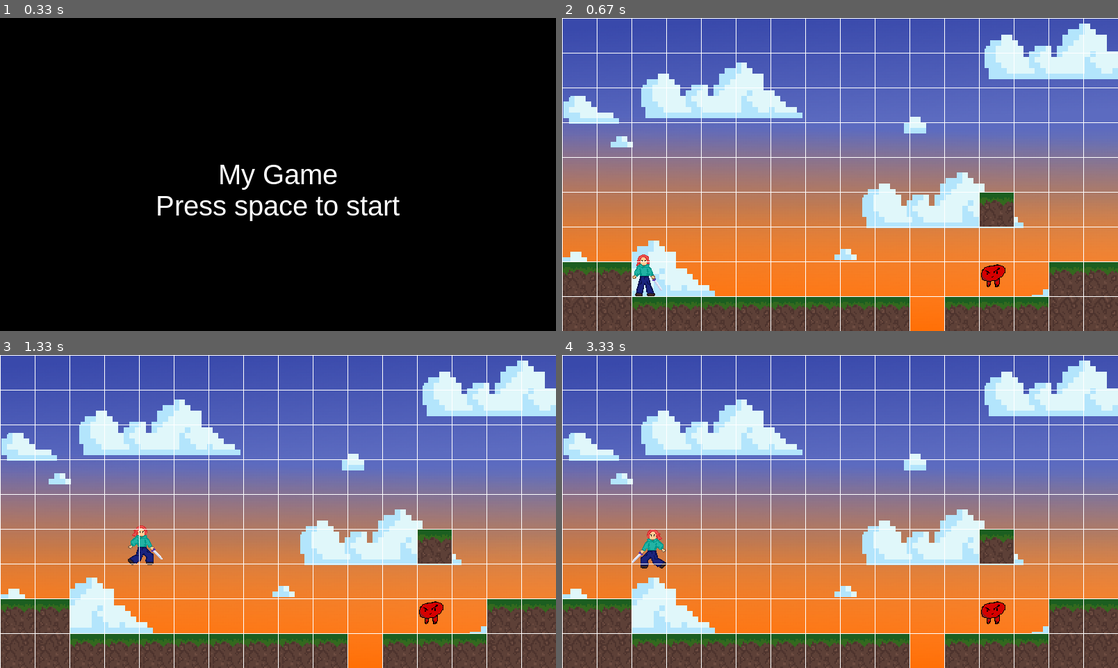
Above: before the commit, frames 1-4 (two rows, left to right).
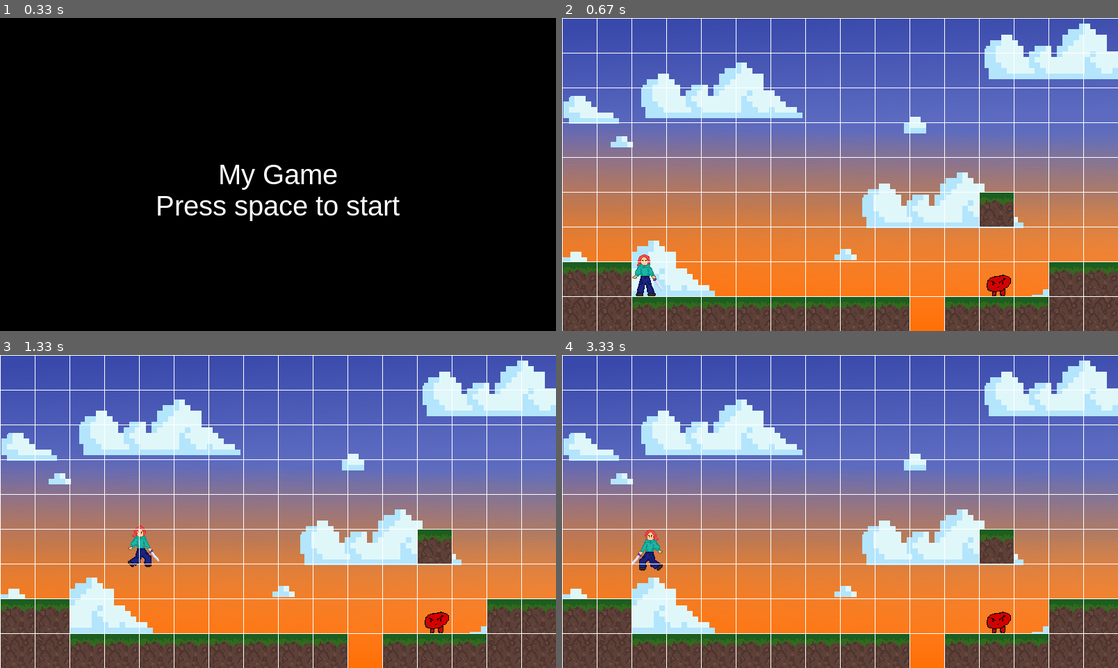
Above: after the commit, the same moments.

Repository: chadzinska/pygame_1
Game: pygame game, started from main.py
Two runs of this game, one before a commit and one after it. Both use one fixed random seed, a clock stepped at 60 frames per second and the inputs below.
Inputs:
- Up to frame 1 (0.33 s): no input
- Up to frame 2 (0.67 s): tap Space at 0.33 s
- Up to frame 3 (1.33 s): hold Right 0.67-1.13 s; hold Up from 1.17 s (still down)
- Up to frame 4 (3.33 s): release Up at 1.47 s; hold Right 1.5-1.97 s; hold Left 2-2.53 s; hold Left 2.57-2.97 s; hold Up from 3 s (still down)

Frame 1 is identical in both runs. In frame 2, 0.5% of the frame differs, in the area x 12-81%, y 75-89%; in frame 3, 0.6%; in frame 4, 0.7%, in the area x 12-81%, y 55-89%.

Commit message:
lot of cleanup

Diff:
--- a/main.py
+++ b/main.py
@@ -13,11 +13,12 @@
 
 screen = pygame.display.set_mode((SCREEN_WIDTH, SCREEN_HEIGHT))
 
-# load images
+# load terrain images
 background_image = pygame.image.load("images/background.png")
 dirt_image = pygame.image.load("images/dirt.png")
 grass_image = pygame.image.load("images/grass.png")
 
+# Sets the refresh rate for the screen. the "while running" loop iterates fps times per second
 fps = 60
 
 # define size variables
@@ -32,7 +33,7 @@
 
 class World():
     def __init__(self, data):
-        self.tile_list = []
+        self.tile_list = [] # List containing all the terrain information for the level
 
         row_count = 0
         for row in data:
@@ -49,18 +50,18 @@
                     tile = (img, img_rect)
                     self.tile_list.append(tile)
                 elif tile == 3:
-                    enemy = Enemy((col_count * tile_size), (row_count * tile_size))
+                    enemy = Enemy((col_count * tile_size + 8), (row_count * tile_size + 15))
                     all_sprites.add(enemy)
                 col_count += 1
             row_count += 1
 
 
-    def draw(self):
+    def draw(self): # Draws each tile at its respective x/y co-ordinate
         for tile in self.tile_list:
             screen.blit(tile[0], tile[1])
 
 
-world_data = [
+world_data = [ # A 16x9 grid representing the level terrain. Each tile has an instruction telling the game what kind of terrain it is
     [0, 0, 0, 0, 0, 0, 0, 0, 0, 0, 0, 0, 0, 0, 0, 0],
     [0, 0, 0, 0, 0, 0, 0, 0, 0, 0, 0, 0, 0, 0, 0, 0],
     [0, 0, 0, 0, 0, 0, 0, 0, 0, 0, 0, 0, 0, 0, 0, 0],
@@ -92,12 +93,14 @@
         # animation variables
         self.images_right = []
         self.images_left = []
+        self.animation_speed = 15
         self.index = 0
         self.walk_counter = 0
         self.direction = 1
         # loop below loads in images for animation
         for i in range(1, 4):
             img_right = pygame.image.load(f"images/guy{i}.png").convert()
+            img_right = pygame.transform.scale(img_right, (45, 60))
             img_left = pygame.transform.flip(img_right, True, False)
             img_right.set_colorkey((0, 0, 0), pygame.RLEACCEL) # makes the background of the player image transparent. RLEACCEL flag optimises this on lower-performing hardware (https://www.pygame.org/docs/ref/surface.html)
             img_left.set_colorkey((0, 0, 0), pygame.RLEACCEL)
@@ -116,13 +119,8 @@
         # physical attributes
         self.width = self.surf.get_width()
         self.height = self.surf.get_height()
-        self.topleft = (self.rect.x, self.rect.y)
-        self.topright = ((self.rect.x + self.width), self.rect.y)
-        self.bottomleft = (self.rect.x, (self.rect.y - self.height))
-        self.bottomright = ((self.rect.x + self.width), (self.rect.y - self.height))
 
     def update(self, pressed_keys):
-        animation_speed = 15
         dx = 0
         dy = 0
 
@@ -150,8 +148,8 @@
             self.walk_counter = 0
             self.change_frames()
 
-        # makes animation run at animation_speed
-        if self.walk_counter > animation_speed:
+        # makes animation run at self.animation_speed
+        if self.walk_counter > self.animation_speed:
                 self.walk_counter = 0
                 self.index += 1
                 if self.index >= len(self.images_right):
@@ -163,13 +161,6 @@
         if self.yvelocity > 10:
             self.yvelocity = 10 # terminal velocity, you can't fall quicker than 10 pixels per frame
         dy += self.yvelocity
-
-        # constantly updated variables for easy access to coordinates
-        # not necessary at the moment but won't delete yet in case they end up being useful
-        # self.topleft = (self.rect.x, self.rect.y)
-        # self.topright = ((self.rect.x + self.width), self.rect.y)
-        # self.bottomleft = (self.rect.x, (self.rect.y - self.height))
-        # self.bottomright = ((self.rect.x + self.width), (self.rect.y - self.height))
 
         # collision detection with terrain
         for tile in world.tile_list:
@@ -202,9 +193,6 @@
         else:
             self.surf = self.images_left[index]
 
-    def attack(self):
-        pass
-
     def jump(self):
         if not self.jumping:
             self.jumping = True
